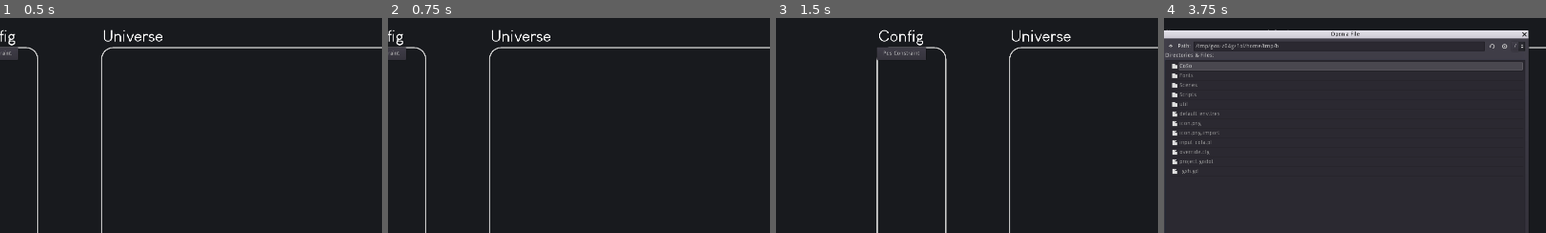
Above: before the commit, frames 1-4 (left to right).
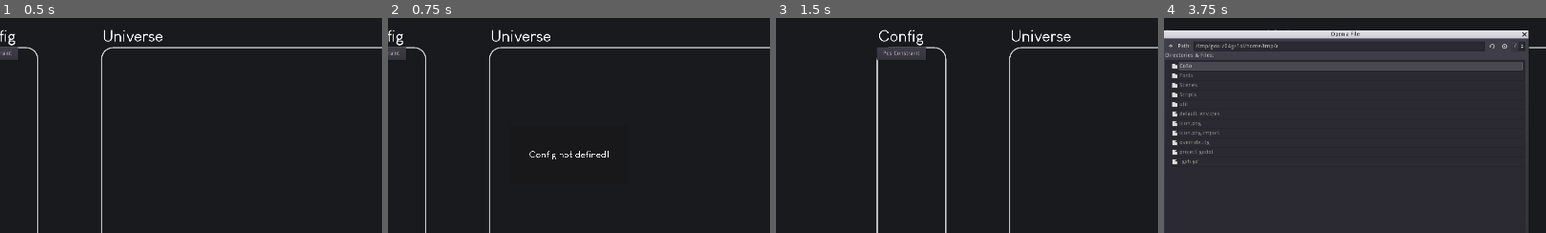
Above: after the commit, the same moments.

Repository: Mickaly13X/wv_project
Game: Godot game, scene res://Scenes/Main.tscn
Same seed, same stepped clock (60 frames per second), same inputs: the game is played once before the commit and once after it.
Inputs (mouse positions are % of the whole screen's width and height, from its top left):
- Up to frame 1 (0.5 s): no input
- Up to frame 2 (0.75 s): click "Run" at 0.5 s
- Up to frame 3 (1.5 s): click ">" at 1.25 s
- Up to frame 4 (3.75 s): click (8, 52) at 2.02 s; type "12" at 2.1 s; click "<" at 2.75 s; click "Import" at 3.5 s
The pictures show only the part of the screen within x 26-76%, y 18-68%; the shares and areas given below are measured in that part.

Frame 1 is identical in both runs. In frame 2, 0.2% of the frame differs, in the area x 37-58%, y 61-66%; in frame 3, nothing differs; in frame 4, 0.3%, in the area x 2-30%, y 12-73%.

Commit message:
Cola of pos constraints

Diff:
--- a/Visualizer/Scripts/Main.gd
+++ b/Visualizer/Scripts/Main.gd
@@ -335,13 +335,17 @@
 
 func run():
 
+	if Config.get_size() ==  0:
+		show_message("Config not defined!")
+		return
+	if Universe.get_size() ==  0:
+		show_message("Universe not defined!")
+		return
+
 	create_cola_file()
 	var sol = fetch("coso")
-	#show_message("Solution is " + sol[0])
-#	if Config.get_size() ==  0:
-#		show_message("Config not defined!")
-#	if Universe.get_size() ==  0:
-#		show_message("Universe not defined!")
+	show_message("Solution is " + sol[0])
+
 
 
 func set_universe() -> void:
--- a/Visualizer/Scripts/classes.gd
+++ b/Visualizer/Scripts/classes.gd
@@ -200,13 +200,20 @@
 
 	func to_cola() -> String:
 
+		# Domains
 		var cola = ""
 		for dom in domains:
 			cola += dom.to_cola()
 			cola += "\n"
 
+		# Configs
 		config.set_formula(universe_formula)
 		cola += config.to_cola()
+
+		# Pos Constraints
+		for i in pos_constraints:
+			cola += "\n{name}[{i}] = {domain};".format({"name" : config.get_name(), "i" : int(i), "domain" : pos_constraints[i].get_name()})
+
 
 		return cola
 
Not shown, changed: .DS_Store
Not shown, changed: Visualizer/.DS_Store
Not shown, changed: Visualizer/input_cola.pl
